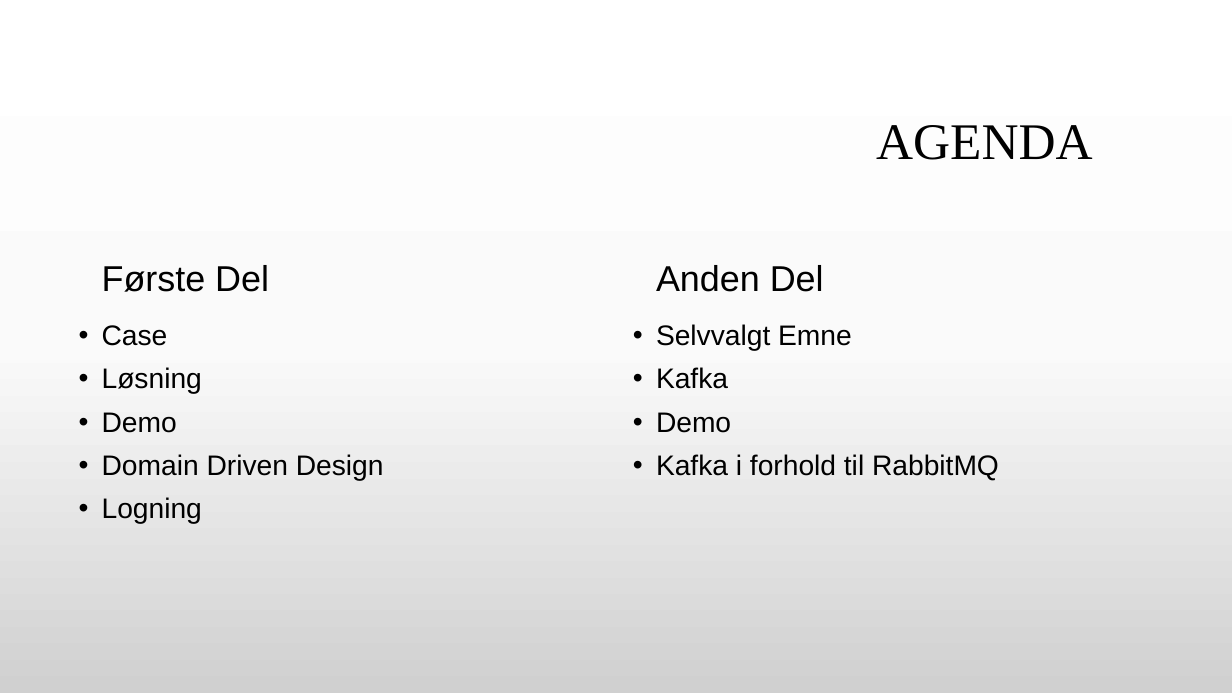
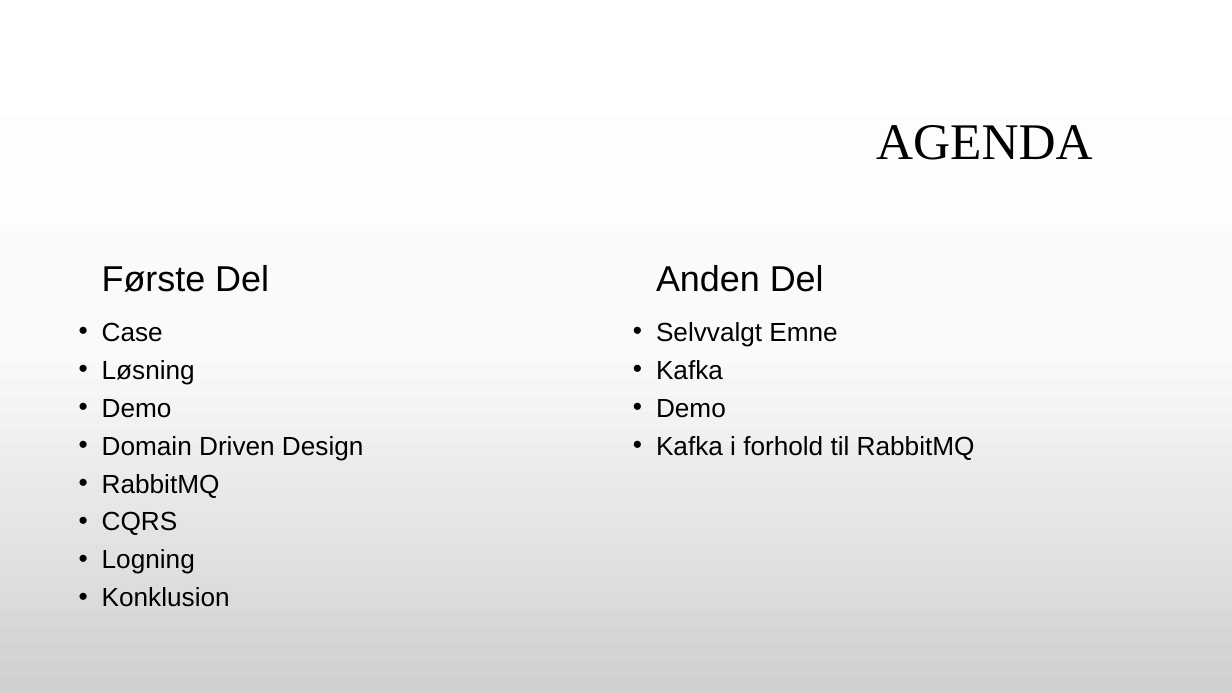
Before and after one commit to GitDeveloperBel/Kafka, a slide deck: slide 2 of presentation.pptx. Drawn at 1232x693 pixels with LibreOffice and Linux fonts; fonts in the diff are those of the drawing; background and template pictures are left out. Boxes give left, top, right and bottom in pixels: in the first picture for what was removed or moved away, otherwise in the second. Text is boxed around its words. In the diff, an @@ line names an element or a change of style, - is before the commit and + after.

```diff
--- a/presentation.pptx
+++ b/presentation.pptx
@@ text at (102, 322, 363, 574): size 22 to 20.4 pt in "Case", "Løsning", "Demo", "Domain Driven Design" and 1 more places; line spacing 0.9 to 0.8 @@
@@ text "Selvvalgt Emne" at (656, 322, 975, 460): size 22 to 20.4 pt; line spacing 0.9 to 0.8 @@
@@ text at (102, 474, 220, 535): paragraphs added @@
+• RabbitMQ
+• CQRS
@@ text at (102, 587, 230, 607): paragraph added @@
+• Konklusion
```
Also in this commit, not shown: 6 other slides changed, 12 slides added, 2 slides removed, 9 other files.
